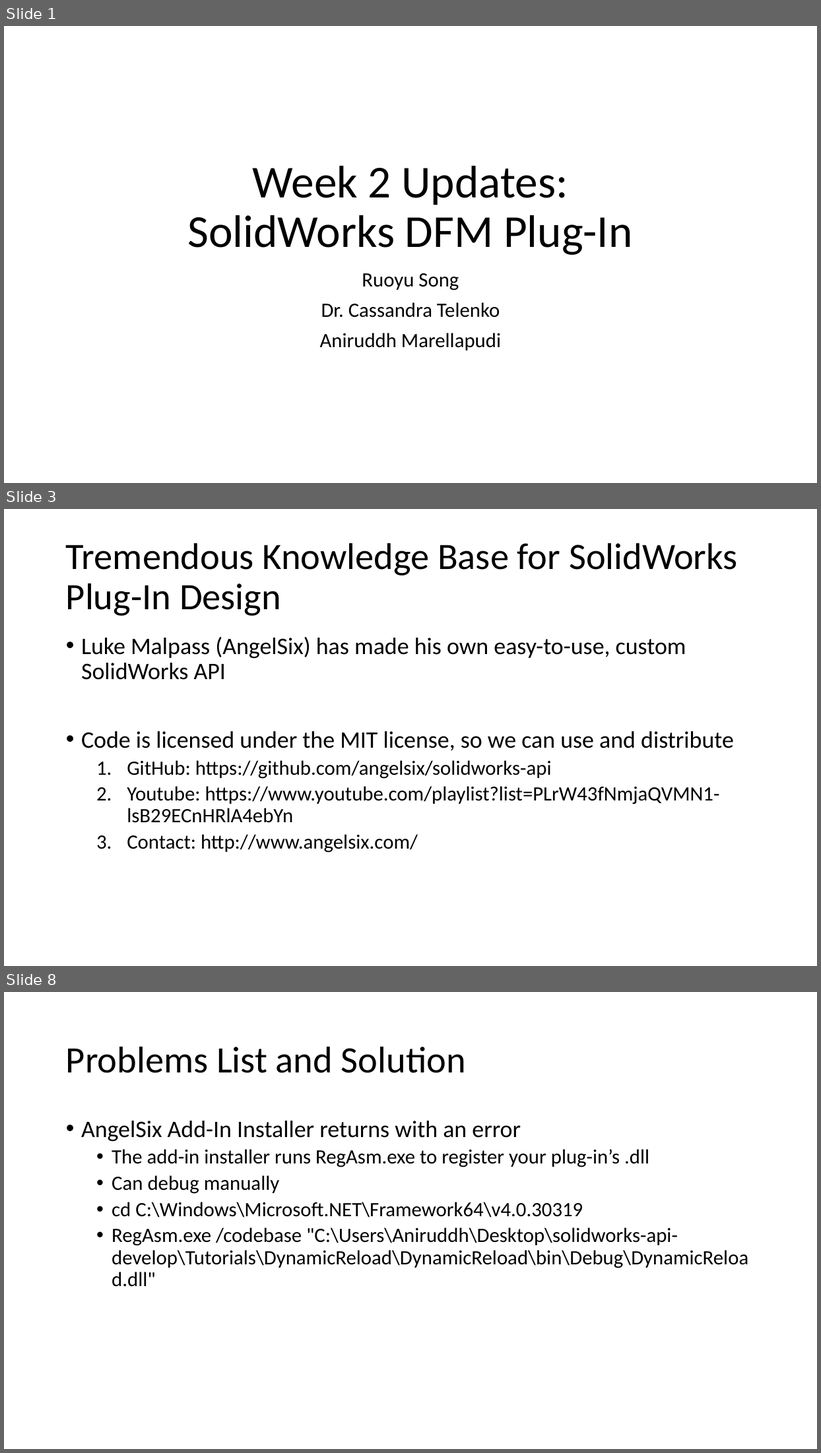
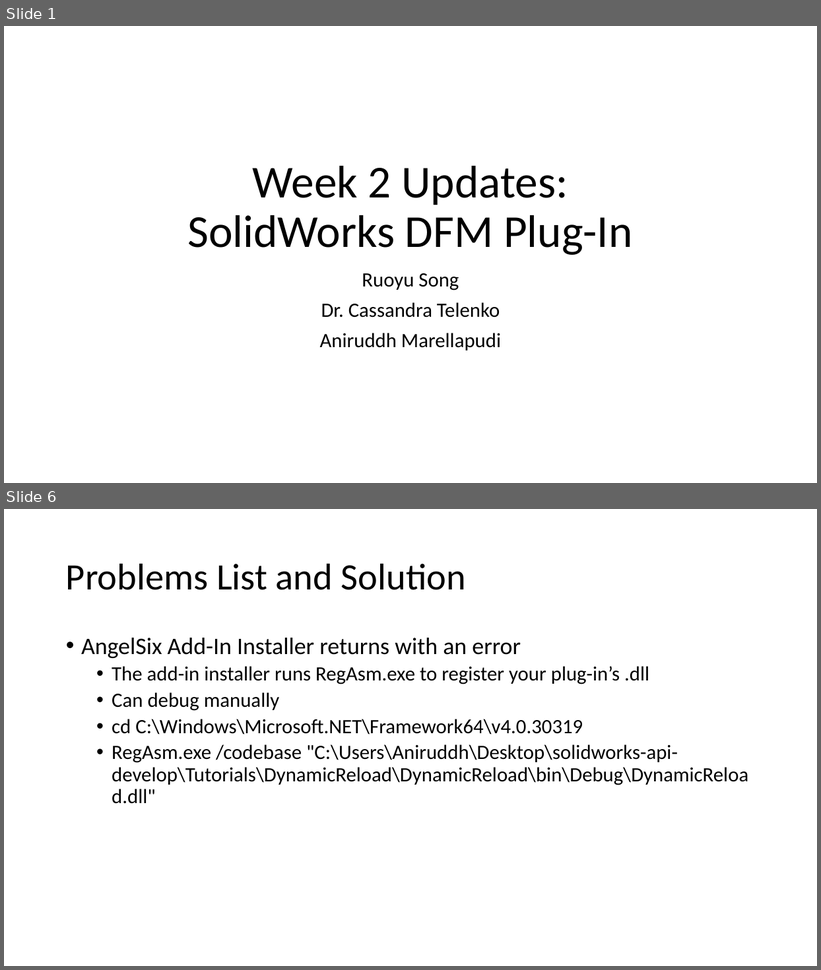
Before and after one commit to amarellapudi/Solidworks-DFM-PlugIn, a slide deck: Weekly Updates/Week2.pptx. Shown one above the other, each under a label of ours: slides 1, 3 and 8 before the commit, slides 1 and 6 after it; the slides between them are not shown. The pictures are 821x1453 and 821x970 pixels, drawn with LibreOffice and Linux fonts; fonts in the diff are those of the drawing. Boxes give left, top, right and bottom in pixels: in the first picture for what was removed or moved away, otherwise in the second. Text is boxed around its words. In the diff, an @@ line names an element or a change of style, - is before the commit and + after.

```diff
--- a/Weekly Updates/Week2.pptx
+++ b/Weekly Updates/Week2.pptx
@@ slide 3 removed at bbox=[4, 509, 817, 966], background #FFFFFF @@
@@ title removed at bbox=[66, 543, 738, 616] @@
-Tremendous Knowledge Base for SolidWorks Plug-In Design
@@ text removed at bbox=[81, 637, 734, 853] @@
-• Luke Malpass (AngelSix) has made his own easy-to-use, custom SolidWorks API
-• Code is licensed under the MIT license, so we can use and distribute
-  1. GitHub: https://github.com/angelsix/solidworks-api
-  2. Youtube: https://www.youtube.com/playlist?list=PLrW43fNmjaQVMN1-lsB29ECnHRlA4ebYn
-  3. Contact: http://www.angelsix.com/
@@ what was slide 8 is now slide 6 @@
```
Also in this commit, not shown: 4 slides changed, 1 other slide removed.
